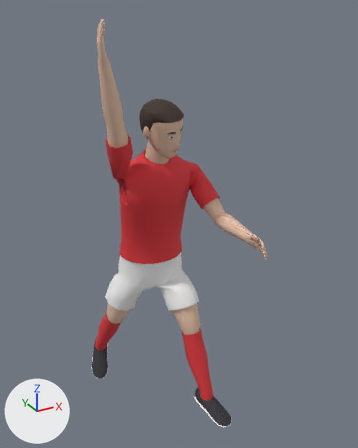
Before and after pictures for a commit that changed the glTF model match3d/assets/player.glb.
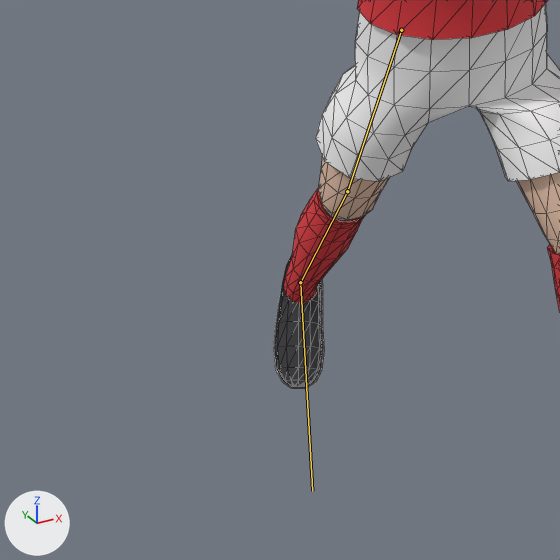
Each version is shown whole from a 50 mm camera at (-1.017, -2.334, 2.097) aimed at (0.087, -0.328, 1.094), then close up on the part from 0% to 52% of the width and 56% to 97% of the height. Arrows for +X, +Y and +Z are at lower left; the lights stay in place. The older version's two pictures come first. Both versions are drawn at frame 15 of the action 'KeeperThrow'; the numbers are the values there. The bones that change are drawn over the model as lines in the close-ups. The close-ups show mesh edges as thin lines.

The first close-up shows 'boot_soles', 'boots', 'legs', 'shirt', 'shorts', 'socks'.
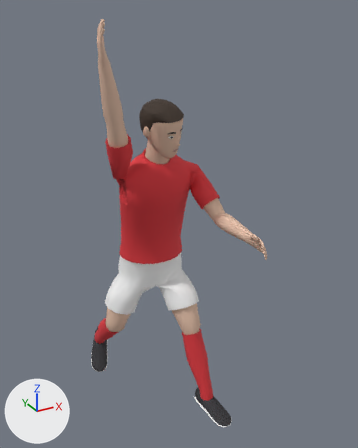
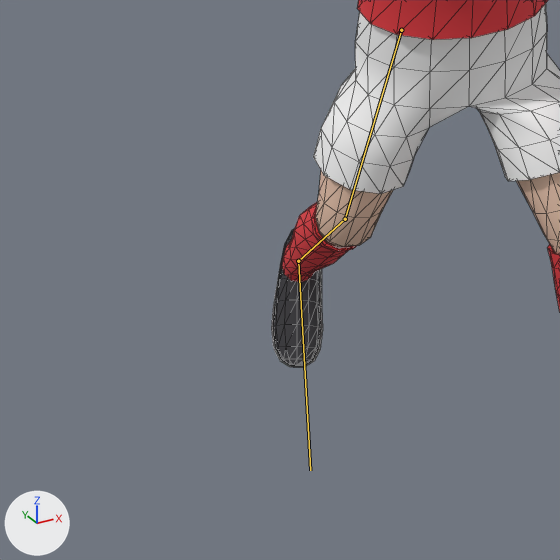
Pixel boxes (x1, y1, x2, y2) of what changed, in the close-ups (560 x 560 px):
'shorts', posed: before (315, 3, 560, 182); after (313, 3, 560, 194)
'legs', posed: before (318, 156, 560, 255); after (315, 171, 560, 255)
'boots', posed: before (274, 255, 323, 388); after (273, 229, 321, 366)
'socks', posed: before (284, 187, 560, 311); after (282, 202, 560, 311)
'boot_soles', posed (mostly hidden): before (273, 280, 324, 388); after (271, 268, 323, 367)
bone 'thigh.R', root to tip: before (401, 30) to (347, 191); after (401, 30) to (345, 219)
bone 'shin.R', root to tip: before (347, 191) to (300, 282); after (345, 219) to (298, 261)
bone 'foot.R', root to tip: before (300, 282) to (312, 491); after (298, 261) to (310, 470)

The change in detail:
Bone 'thigh.R' (bone_thigh_r) turns from (7, 8, 14) to (-5, 8, 15) degrees about its own x, y and z.
Bone 'shin.R' (bone_shin_r) turns from (15, 0, 0) to (41, -1, -1) degrees about its own x, y and z.
Bone 'foot.R' (bone_foot_r) turns from (7, 11, -11) to (-7, 8, -14) degrees about its own x, y and z.
